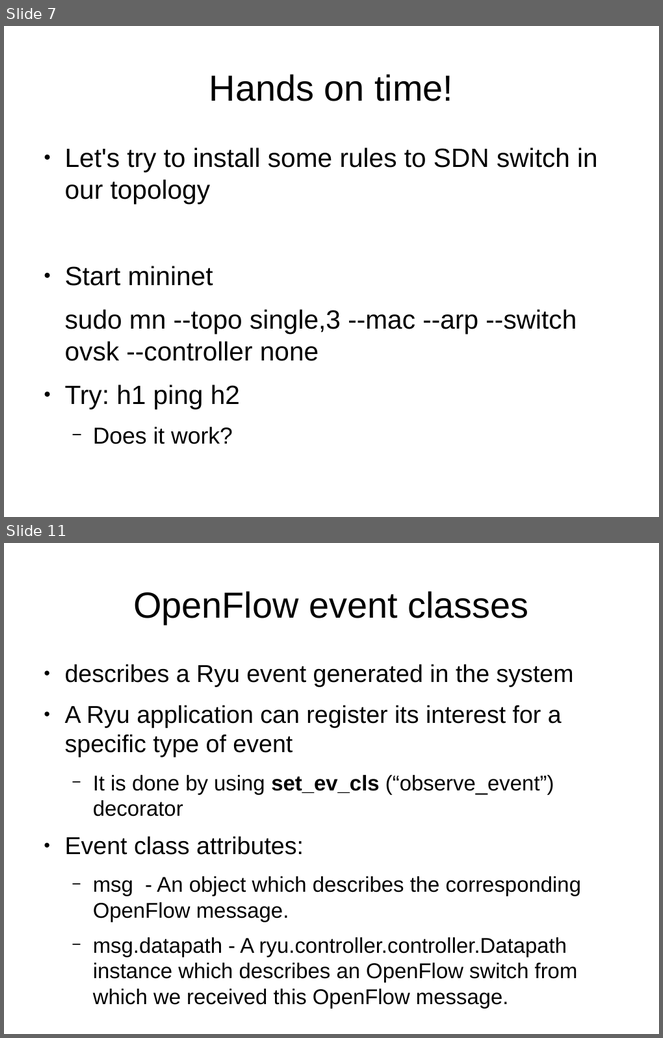
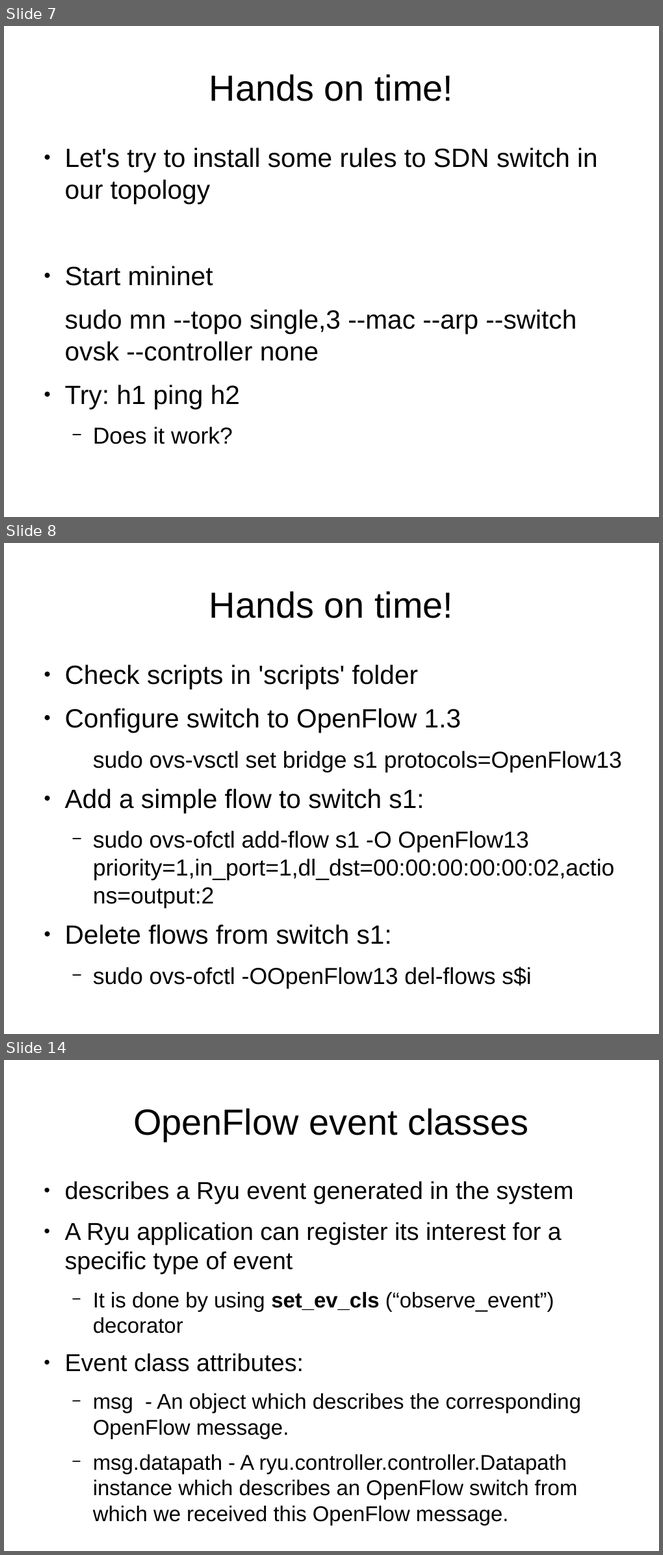
Before and after one commit to michalg9/sdnws, a slide deck: presentation.odp. Shown one above the other, each under a label of ours: slides 7 and 11 before the commit, slides 7, 8 and 14 after it; the slides between them are not shown. The pictures are 663x1038 and 663x1555 pixels, drawn with LibreOffice and Linux fonts; fonts in the diff are those of the drawing. Boxes give left, top, right and bottom in pixels: in the first picture for what was removed or moved away, otherwise in the second. Text is boxed around its words. In the diff, an @@ line names an element or a change of style, - is before the commit and + after.

```diff
--- a/presentation.odp
+++ b/presentation.odp
@@ slide 8 added at bbox=[4, 543, 659, 1034], background #FFFFFF @@
@@ title added at bbox=[209, 591, 453, 618], 44 pt, text #000000 @@
+Hands on time!
@@ text added at bbox=[65, 665, 622, 989], 28 pt, text #000000 @@
+● Check scripts in 'scripts' folder
+● Configure switch to OpenFlow 1.3
+  sudo ovs-vsctl set bridge s1 protocols=OpenFlow13
+● Add a simple flow to switch s1:
+  − sudo ovs-ofctl add-flow s1 -O OpenFlow13 priority=1,in_port=1,dl_dst=00:00:00:00:00:02,actions=output:2
+● Delete flows from switch s1:
+  − sudo ovs-ofctl -OOpenFlow13 del-flows s$i
@@ what was slide 11 is now slide 14 @@
```
Also in this commit, not shown: 1 slide changed, 4 other slides added, 2 slides removed, 6 other files.
